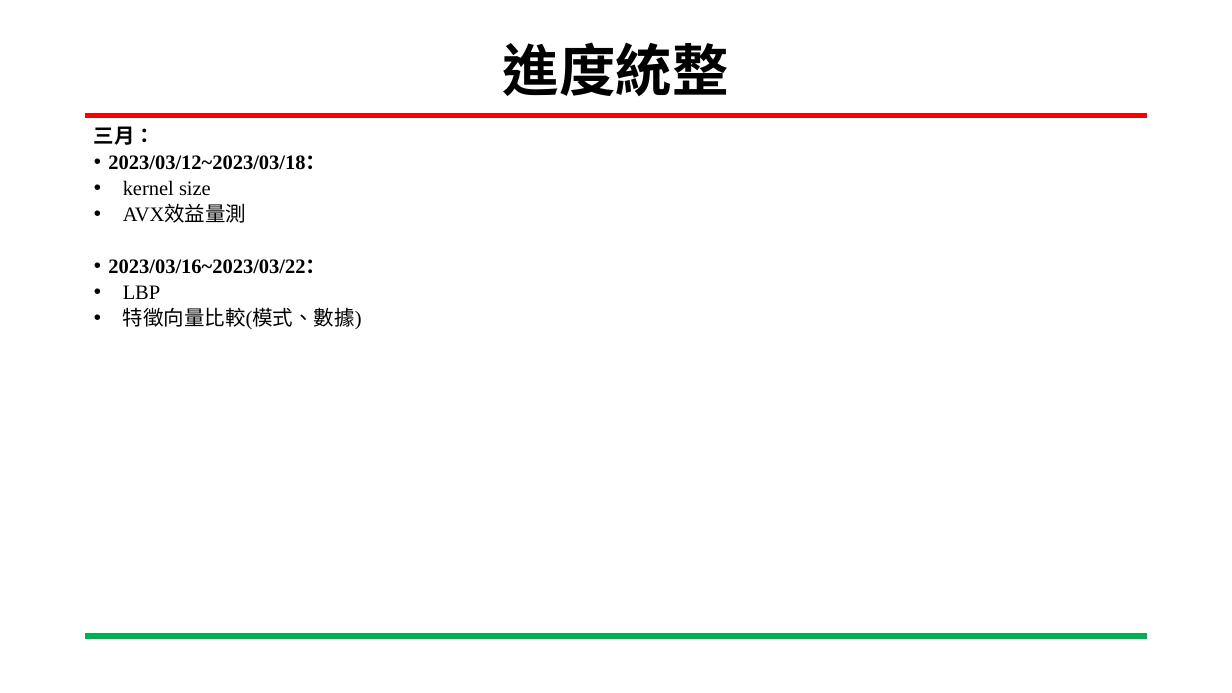
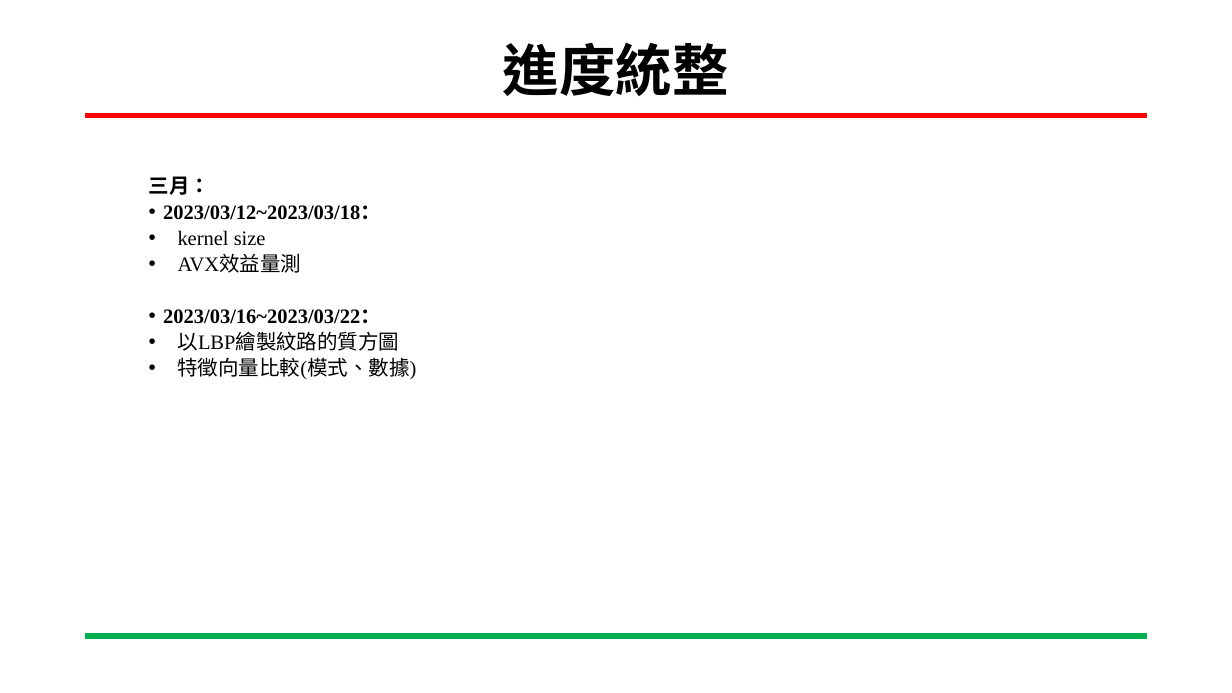
Before and after one commit to ing0331/111-2_Embedded-Image-Processing, a slide deck: slide 4 of HW2/LBP_HW2.pptx. Drawn at 1232x693 pixels with LibreOffice and Linux fonts; fonts in the diff are those of the drawing; background and template pictures are left out. Boxes give left, top, right and bottom in pixels: in the first picture for what was removed or moved away, otherwise in the second. Text is boxed around its words. In the diff, an @@ line names an element or a change of style, - is before the commit and + after.

```diff
--- a/HW2/LBP_HW2.pptx
+++ b/HW2/LBP_HW2.pptx
@@ text "三月：": place and size @@
-text "三月：" at (94, 126, 362, 329)
+text "三月：" at (149, 176, 417, 379)
@@ text at (178, 331, 400, 351): text changed @@
-  • LBP
+  • 以LBP繪製紋路的質方圖
```
Also in this commit, not shown: 4 other slides changed.
